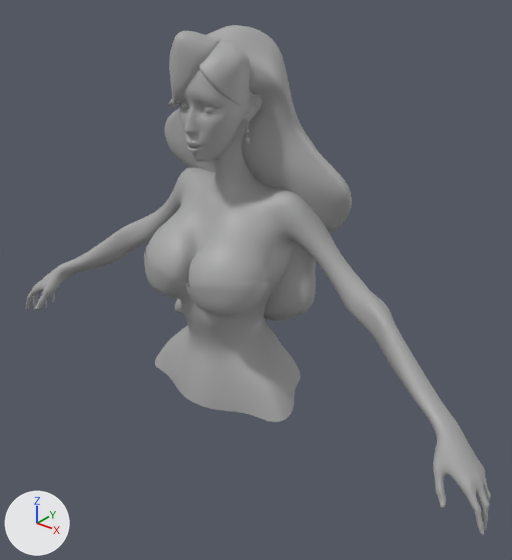
A saved change to the FBX model 3D/Personajes/Senorita-Aguirre_Modelado/Senorita-Aguirre_Modelado.fbx.
The view is the same before and after, from a 50 mm lens placed at (1.89, -2.19, 2.03), pointed at (0.14, -0.01, 0.67). The axes (+X, +Y, +Z) are drawn at lower left. The lights are the same throughout. Where no turn or scale is listed for an object, it has been applied to the vertices.

In view in the first picture: 'Senorita_Aguirre_Cuerpo2', 'Senorita_Aguirre_Pelo2', 'Senorita_Aguirre_Pelo4', 'Senorita_Aguirre_Pelo6', 'Senorita_Aguirre_Vestido1'.
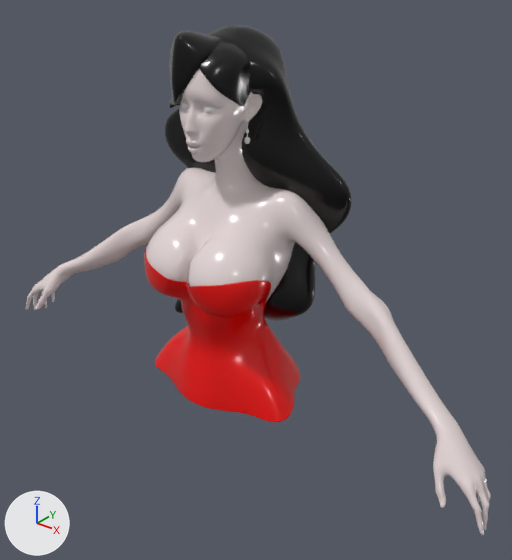
Location of each change, [x1, y1, x2, y2] in pixels of the pictures (512 x 560 px):
'Senorita_Aguirre_Cuerpo2', recoloured (grey to white): [25, 68, 491, 535] in both
'Senorita_Aguirre_Vestido1', recoloured (grey to red): [144, 245, 300, 422] in both
'Senorita_Aguirre_Pelo2', recoloured (grey to black): [165, 25, 352, 321] in both
'Senorita_Aguirre_Pelo6', recoloured (grey to black): [199, 40, 250, 106] in both
'Senorita_Aguirre_Pelo4', recoloured (grey to black): [169, 31, 221, 108] in both

Patch to the scene script:
```diff
--- a/3D/Personajes/Senorita-Aguirre_Modelado/Senorita-Aguirre_Modelado.fbx.py
+++ b/3D/Personajes/Senorita-Aguirre_Modelado/Senorita-Aguirre_Modelado.fbx.py
@@ mat_aistandardsurface2 @@
+mat_aistandardsurface2 = principled_material('aiStandardSurface2')
+mat_aistandardsurface2.base_color = (0.8, 0.692, 0.692)  # white #e7d9d9
+mat_aistandardsurface2.roughness = 0.2
@@ mat_aistandardsurface1 @@
+mat_aistandardsurface1 = principled_material('aiStandardSurface1')
+mat_aistandardsurface1.base_color = (0.0, 0.0, 0.0)  # black #000000
+mat_aistandardsurface1.roughness = 0.2
@@ mat_aistandardsurface4 @@
+mat_aistandardsurface4 = principled_material('aiStandardSurface4')
+mat_aistandardsurface4.base_color = (0.8, 0.0, 0.0)  # red #e70000
+mat_aistandardsurface4.roughness = 0.2
@@ me_mesh_003 @@
 me_mesh_003.from_pydata(...)  # 13112 vertices, 13112 faces; spans x -0.406..0.406, y -0.352..0.243, z 0.106..0.799
-me_mesh_003.materials.append(mat_standardsurface1)  # grey #aaaaaa
+me_mesh_003.materials.append(mat_aistandardsurface4)  # red #e70000
@@ me_mesh @@
 me_mesh.from_pydata(...)  # 10039 vertices, 10070 faces; spans x -1.35..1.35, y -0.34..0.24, z 0.1..1.67
-me_mesh.materials.append(mat_standardsurface1)  # grey #aaaaaa
+me_mesh.materials.append(mat_aistandardsurface2)  # white #e7d9d9
@@ me_mesh_002 @@
 me_mesh_002.from_pydata(...)  # 5533 vertices, 5531 faces; spans x 0.017..0.146, y -0.213..-0.017, z 1.437..1.676
-me_mesh_002.materials.append(mat_standardsurface1)  # grey #aaaaaa
+me_mesh_002.materials.append(mat_aistandardsurface1)  # black #000000
@@ me_mesh_004 @@
 me_mesh_004.from_pydata(...)  # 4780 vertices, 4778 faces; spans x -0.47..0.511, y -0.132..0.389, z 0.333..1.712
-me_mesh_004.materials.append(mat_standardsurface1)  # grey #aaaaaa
+me_mesh_004.materials.append(mat_aistandardsurface1)  # black #000000
@@ me_mesh_001 @@
 me_mesh_001.from_pydata(...)  # 4882 vertices, 4880 faces; spans x -0.295..0.052, y -0.256..0.035, z 1.367..1.708
-me_mesh_001.materials.append(mat_standardsurface1)  # grey #aaaaaa
+me_mesh_001.materials.append(mat_aistandardsurface1)  # black #000000
```
